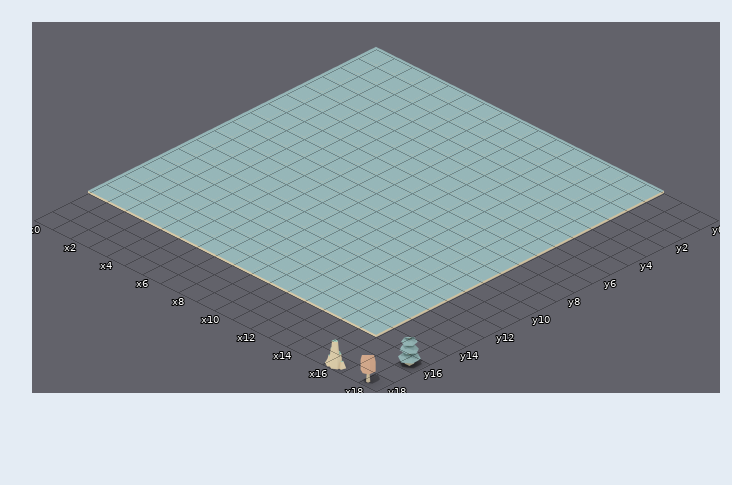
An edit to a level. Tiled map, Assets/Resources/maps/3dArena0.tmx. Above, as it was before the edit.
Cells are 128x64 px. Isometric: x runs down to the right, y down to the left. Shown: x 0..18, y 0..18.
And afterwards:
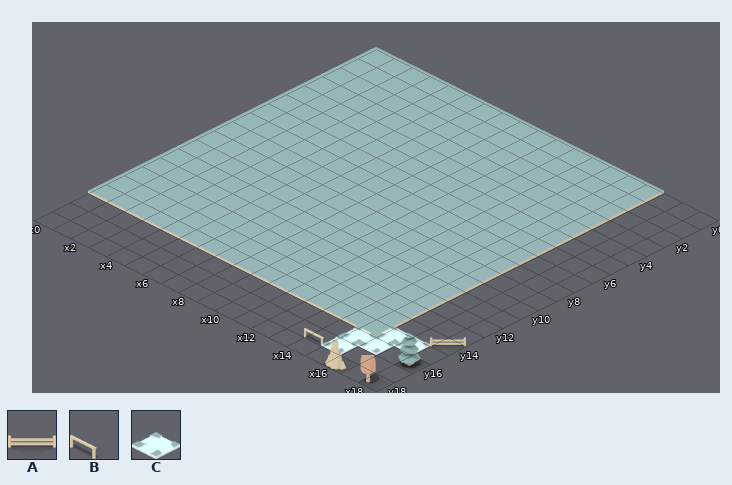
Key: from "iso-128x128-models-tileset": A 46, B 48, C 57.
_ is an empty cell.
Diff:
Layer "foreground":
y 14: x 18 _ -> A
y 15: x 16..17 __ -> CC
y 16: x 15..16 __ -> CC
y 17: x 14..15 __ -> BC
